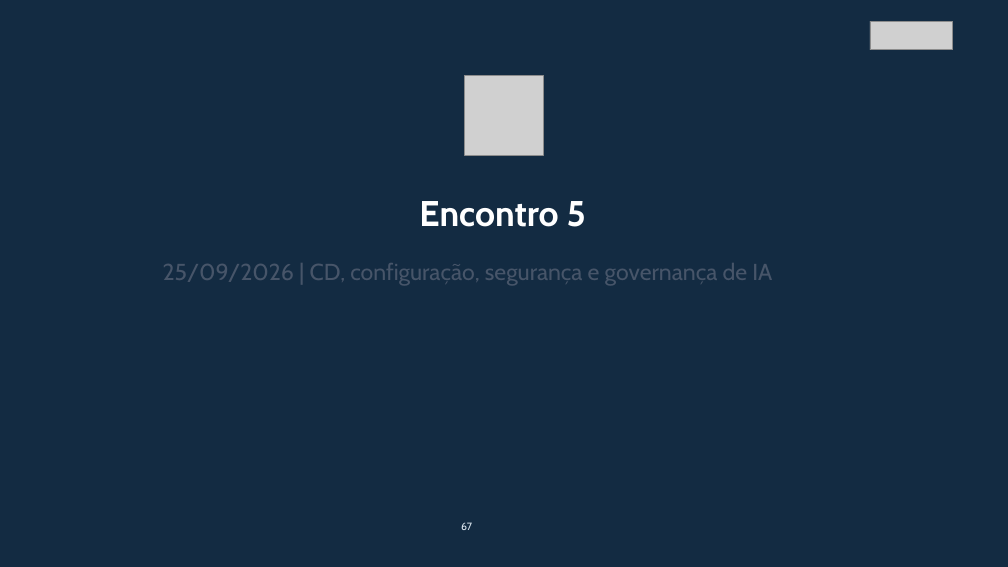
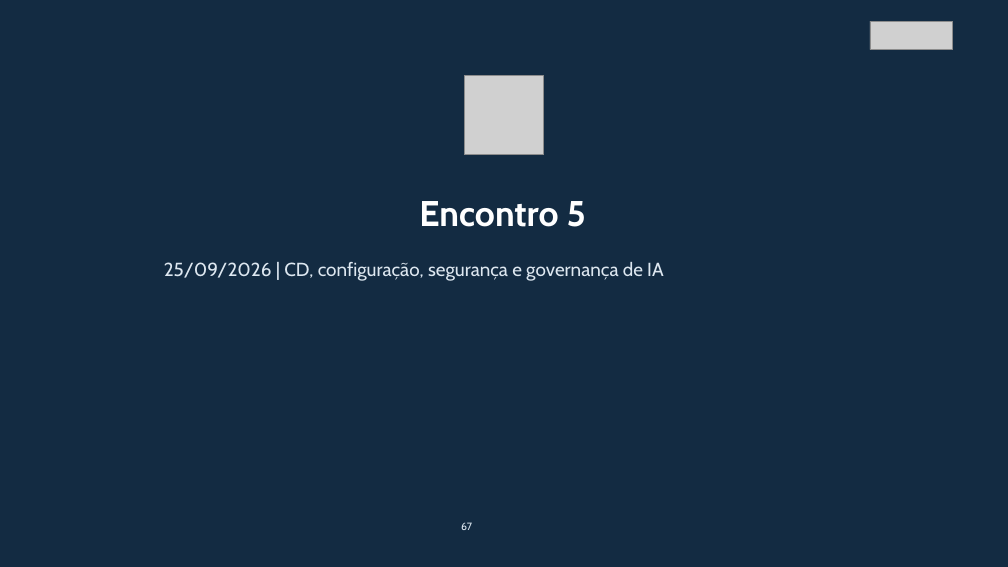
Before and after one commit to unifor-docente/desenvolvimento-software-integrado-devops, a slide deck: slide 67 of Slides/Desenvolvimento de Software Integrado - DevOps - Slides.pptx. Drawn at 1008x567 pixels with LibreOffice and Linux fonts; fonts in the diff are those of the drawing; grey boxes stand for pictures. Boxes give left, top, right and bottom in pixels: in the first picture for what was removed or moved away, otherwise in the second. Text is boxed around its words. In the diff, an @@ line names an element or a change of style, - is before the commit and + after.

```diff
--- a/Slides/Desenvolvimento de Software Integrado - DevOps - Slides.pptx
+++ b/Slides/Desenvolvimento de Software Integrado - DevOps - Slides.pptx
@@ text "25/09/2026 | CD, configuração, segurança ..." at (164,262,663,281): size 22 to 18 pt, text colour #475569 to #DDE7F0 @@
```
Also in this commit, not shown: 6 other slides changed, 1 other file.
